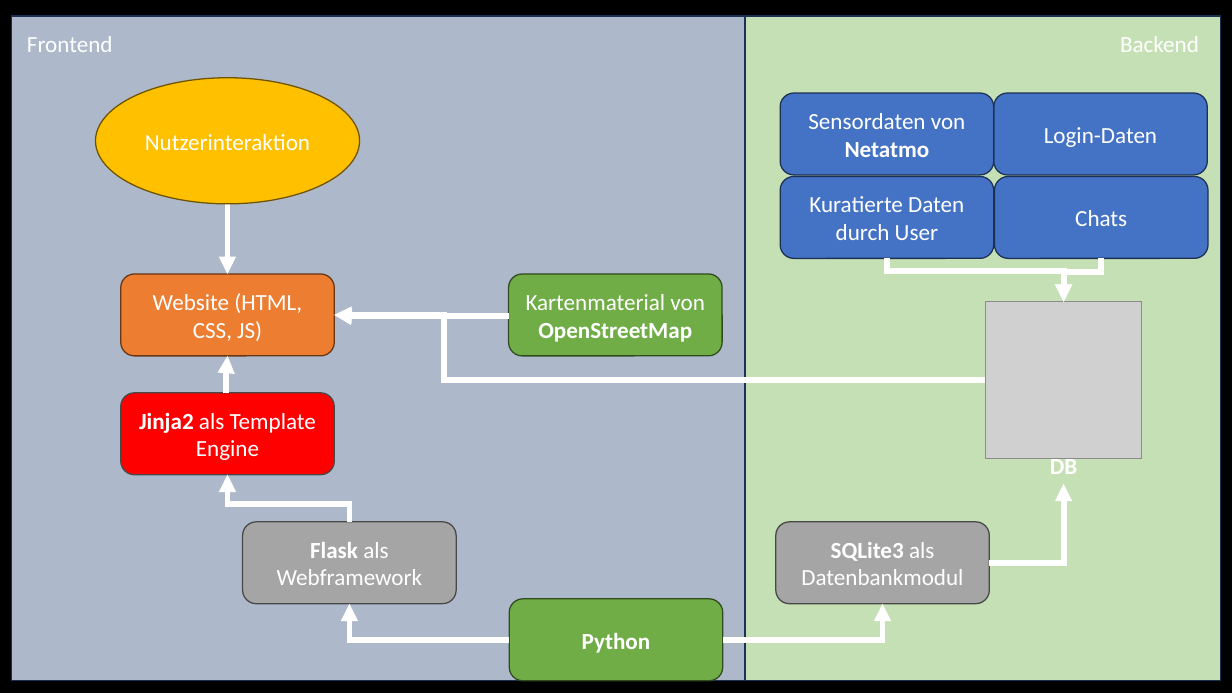
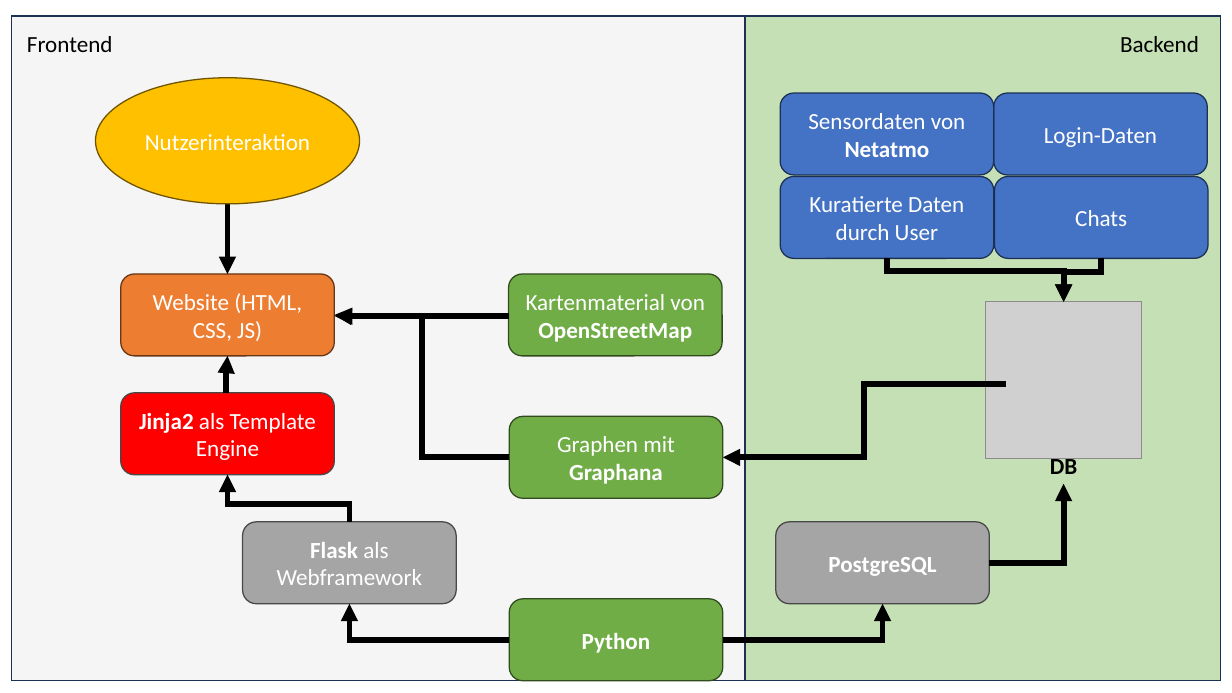
Before and after one commit to SamAkc/MasterThesis, a slide deck: slide 1 of doc/appendices/Architektur.pptx. Drawn at 1232x693 pixels with LibreOffice and Linux fonts; fonts in the diff are those of the drawing; grey boxes stand for pictures. Boxes give left, top, right and bottom in pixels: in the first picture for what was removed or moved away, otherwise in the second. Text is boxed around its words. In the diff, an @@ line names an element or a change of style, - is before the commit and + after.

```diff
--- a/doc/appendices/Architektur.pptx
+++ b/doc/appendices/Architektur.pptx
@@ background #000000 to #FFFFFF @@
@@ rectangle at (x1=12, y1=16, x2=746, y2=680): fill #ADB9CA to #F5F5F5 @@
@@ text colour #FFFFFF to #000000 in 3 elements at (x1=1050, y1=458, x2=1077, y2=474), (x1=27, y1=36, x2=113, y2=52), (x1=1120, y1=36, x2=1199, y2=52) @@
@@ elbow arrow (227, 204) - (227, 274): stroke #FFFFFF 4.5 pt to #000000 4.5 pt @@
@@ elbow arrow (887, 259) - (1064, 302): stroke #FFFFFF 4.5 pt to #000000 4.5 pt @@
@@ elbow arrow (1102, 259) - (1064, 302): stroke #FFFFFF 4.5 pt to #000000 4.5 pt @@
@@ elbow arrow (508, 316) - (335, 315): stroke #FFFFFF 4.5 pt to #000000 4.5 pt @@
@@ elbow arrow added from (509, 457) to (335, 316), #000000 4.5 pt @@
@@ elbow arrow (226, 393) - (227, 356): stroke #FFFFFF 4.5 pt to #000000 4.5 pt @@
@@ elbow arrow moved from (985, 380) - (335, 315) to (1006, 384) - (723, 457) @@
@@ elbow arrow (1006, 384) - (723, 457): stroke #FFFFFF 4.5 pt to #000000 4.5 pt @@
@@ rounded rectangle added at (x1=509, y1=417, x2=723, y2=499), fill #70AD47, outline #314C1F 1 pt, 18 pt, text #FFFFFF @@
+Graphen mit Graphana
@@ elbow arrow (349, 522) - (227, 475): stroke #FFFFFF 4.5 pt to #000000 4.5 pt @@
@@ elbow arrow (990, 563) - (1064, 484): stroke #FFFFFF 4.5 pt to #000000 4.5 pt @@
@@ text in rounded rectangle at (x1=828, y1=557, x2=936, y2=576): text changed; bold on @@
-SQLite3 als Datenbankmodul
+PostgreSQL
@@ elbow arrow (509, 640) - (349, 604): stroke #FFFFFF 4.5 pt to #000000 4.5 pt @@
@@ elbow arrow (723, 640) - (883, 604): stroke #FFFFFF 4.5 pt to #000000 4.5 pt @@
```
Also in this commit, not shown: 10 other files.
